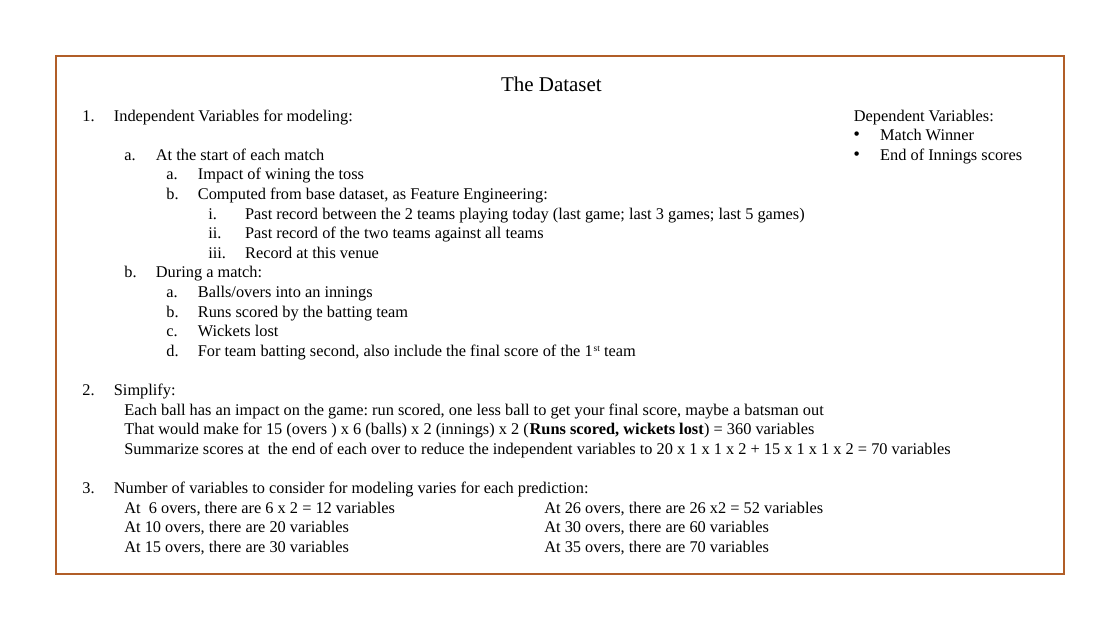
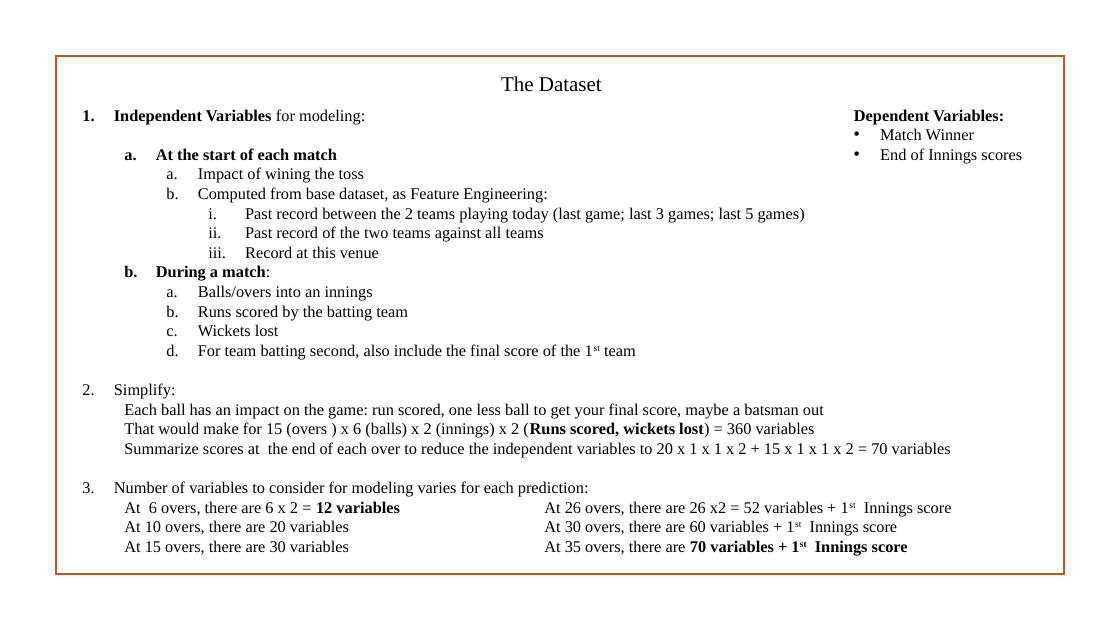
Before and after one commit to asahay001/springboardIntro, a slide deck: slide 6 of CapstoneFinalPresentation_IPLT20CricketPredictions.pptx. Drawn at 1120x630 pixels with LibreOffice and Linux fonts; fonts in the diff are those of the drawing; background and template pictures are left out. Boxes give left, top, right and bottom in pixels: in the first picture for what was removed or moved away, otherwise in the second. Text is boxed around its words. In the diff, an @@ line names an element or a change of style, - is before the commit and + after.

```diff
--- a/CapstoneFinalPresentation_IPLT20CricketPredictions.pptx
+++ b/CapstoneFinalPresentation_IPLT20CricketPredictions.pptx
@@ text at [114, 109, 365, 281]: bold on in "Independent Variables", "At the start of each match", "During a match:" @@
@@ text at [854, 109, 1004, 124]: bold on in "Dependent Variables:" @@
@@ text at [124, 501, 951, 556]: text changed @@
-  At 6 overs, there are 6 x 2 = 12 variables At 26 overs, there are 26 x2 = 52 variables
-  At 10 overs, there are 20 variables At 30 overs, there are 60 variables
-  At 15 overs, there are 30 variables At 35 overs, there are 70 variables
+  At 6 overs, there are 6 x 2 = 12 variables At 26 overs, there are 26 x2 = 52 variables + 1st Innings score
+  At 10 overs, there are 20 variables At 30 overs, there are 60 variables + 1st Innings score
+  At 15 overs, there are 30 variables At 35 overs, there are 70 variables + 1st Innings score
```
Also in this commit, not shown: 15 other slides changed, 1 slide added, 1 other file.
